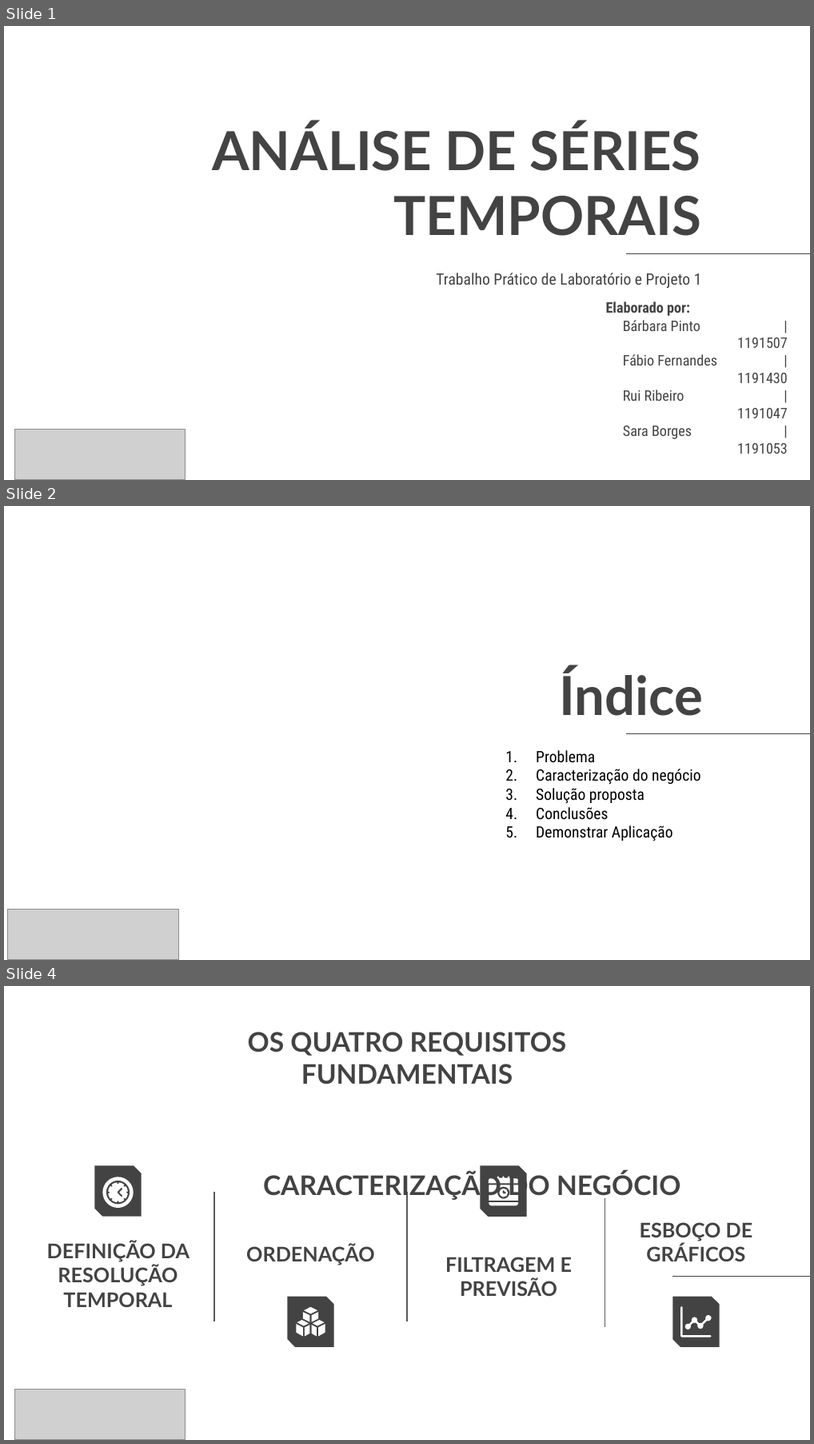
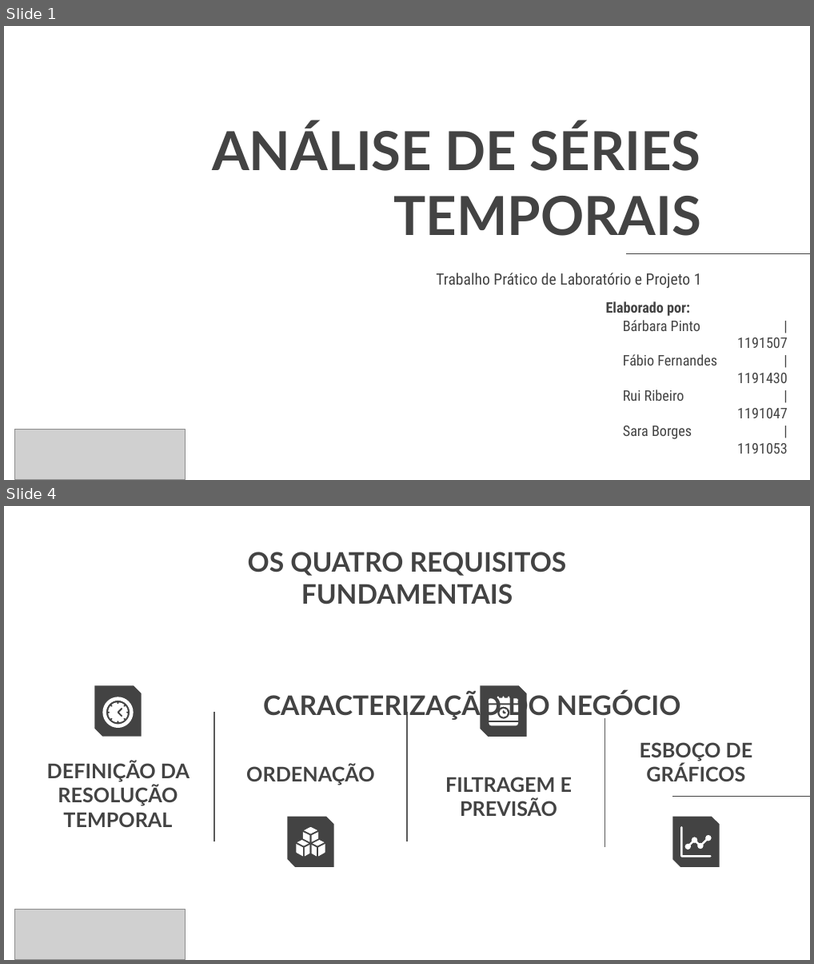
Before and after one commit to MadDinosaur/ISEP-LAPR1, a slide deck: TurmaDK_Grupo05_relatorio.PPT.pptx. Shown one above the other, each under a label of ours: slides 1, 2 and 4 before the commit, slides 1 and 4 after it; the slides between them are not shown. The pictures are 814x1444 and 814x964 pixels, drawn with LibreOffice and Linux fonts; fonts in the diff are those of the drawing; grey boxes stand for pictures; background and template pictures are left out. Boxes give left, top, right and bottom in pixels: in the first picture for what was removed or moved away, otherwise in the second. Text is boxed around its words. In the diff, an @@ line names an element or a change of style, - is before the commit and + after.

```diff
--- a/TurmaDK_Grupo05_relatorio.PPT.pptx
+++ b/TurmaDK_Grupo05_relatorio.PPT.pptx
@@ slide 2 removed at (x1=4, y1=506, x2=810, y2=960), background picture (left out) @@
@@ title removed at (x1=559, y1=668, x2=703, y2=716) @@
-Índice
@@ line removed from (626, 734) to (810, 734) @@
@@ text removed at (x1=536, y1=750, x2=702, y2=841) @@
-1. Problema
-2. Caracterização do negócio
-3. Solução proposta
-4. Conclusões
-5. Demonstrar Aplicação
@@ picture removed at (x1=8, y1=909, x2=179, y2=960) @@
```
Also in this commit, not shown: 4 slides changed, 1 slide added.
